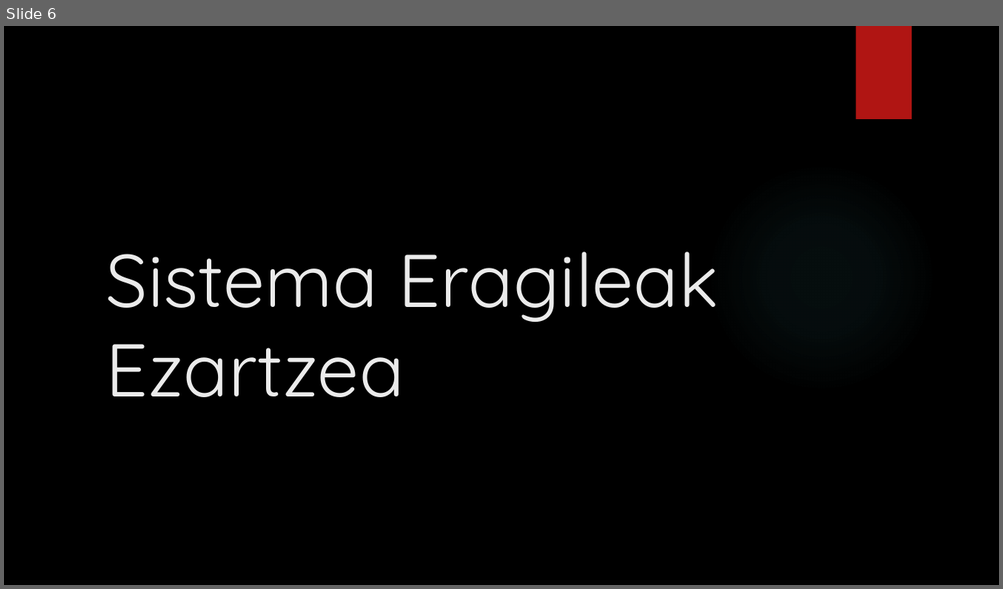
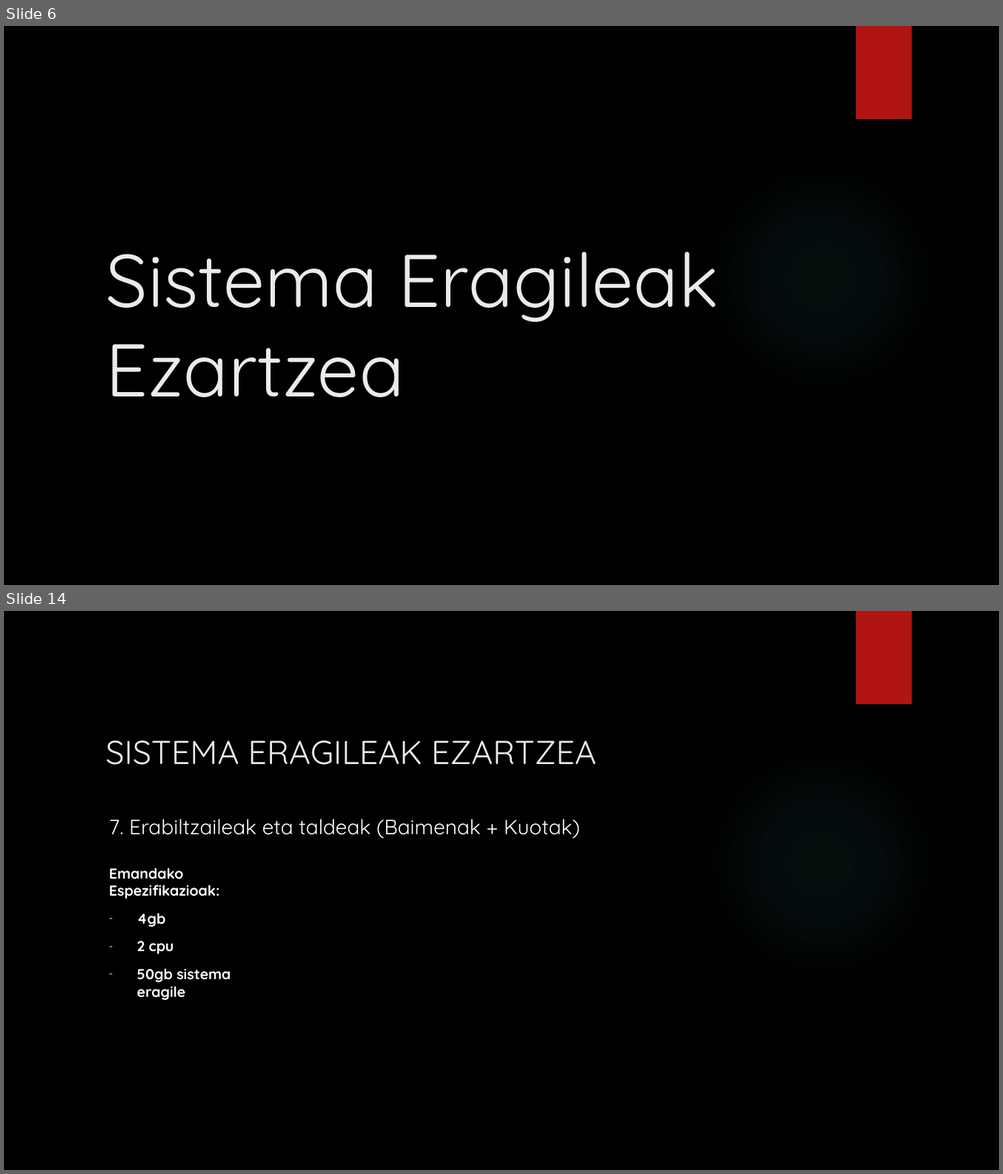
Before and after one commit to aldalurxabier-cmyk/1.-Erronka, a slide deck: Aurkezpena/1.Erronka Aurkezpena.pptx. Shown one above the other, each under a label of ours: slide 6 before the commit, slides 6 and 14 after it; the slides between them are not shown. The pictures are 1003x589 and 1003x1174 pixels, drawn with LibreOffice and Linux fonts; fonts in the diff are those of the drawing; background and template pictures are left out. Boxes give left, top, right and bottom in pixels: in the first picture for what was removed or moved away, otherwise in the second. Text is boxed around its words. In the diff, an @@ line names an element or a change of style, - is before the commit and + after.

Commit message:
Aurkezpena sistemak hasiera

```diff
--- a/Aurkezpena/1.Erronka Aurkezpena.pptx
+++ b/Aurkezpena/1.Erronka Aurkezpena.pptx
@@ slide 14 added at bbox=[4, 611, 999, 1170], background picture (left out); not listed: 2 template elements that a slide beside it also shows @@
@@ title added at bbox=[105, 741, 596, 765], 32 pt, text #EBEBEB @@
+SISTEMA ERAGILEAK EZARTZEA
@@ text added at bbox=[109, 819, 580, 839], 20 pt, text #FFFFFF @@
+7. Erabiltzaileak eta taldeak (Baimenak + Kuotak)
@@ text added at bbox=[109, 868, 230, 1000], 14 pt, text #FFFFFF, bold @@
+Emandako Espezifikazioak:
+– 4gb
+– 2 cpu
+– 50gb sistema eragile
```
Also in this commit, not shown: 9 other slides added, 1 slide removed, 1 other file.
